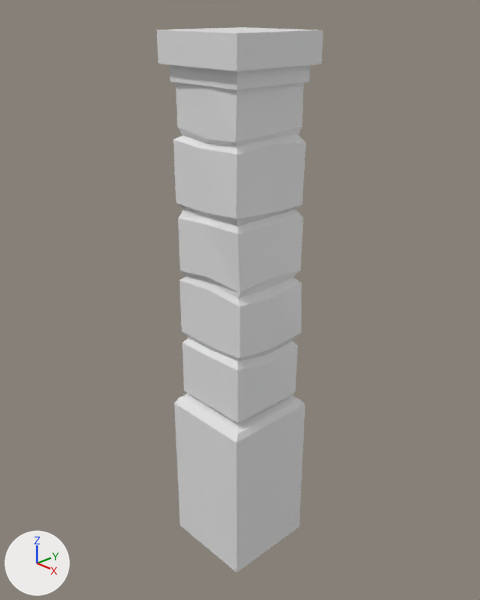
The Blender file ExternalAssets/Blender/DungeonWallCorner.blend: old version first, new version second.
Before and after are seen from a camera (50 mm lens) standing at (1.189, -1.118, 1.255) and looking at (-0.014, 0.014, 0.522). Arrows for +X, +Y and +Z are at lower left; the lights stay in place. Materials are left out; every surface is plain grey.

Objects in the first picture: 'Corner'.
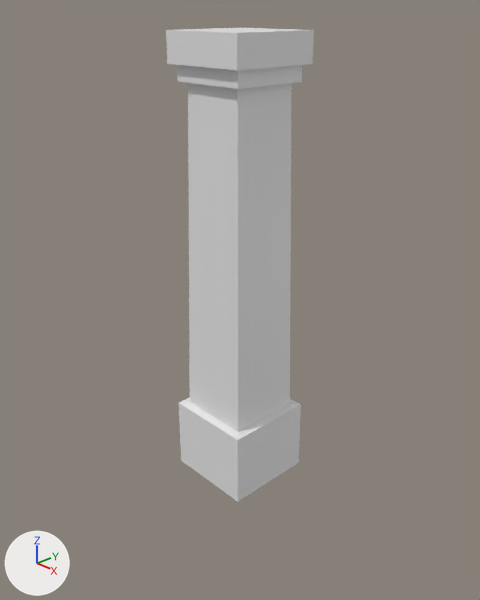
The change in detail:
me_cube is used by ob_corner; location (0.0, 0.0, 0.0); scale (0.1, 0.1, 0.6).
me_cube had 169 vertices, 162 faces and spanned x -1.33..1.34, y -1.35..1.35, z -0.42..2.0.
me_cube now has 32 vertices, 29 faces and spans x -1.4..1.4, y -1.4..1.4, z 0.0..2.0.
me_cube part 1: the loose piece of 153 vertices spanning x -1.31..1.31, y -1.35..1.35, z -0.42..1.87 is deleted.
Part 2, on me_cube:
1 face is deleted.
16 vertices are added at x -1.4..1.4, y -1.4..1.4, z 0.0..1.82.
16 new faces join them.
Object 'Corner' (ob_corner) is rescaled from (0.1, 0.1, 0.6) to (0.0889, 0.0889, 0.6).

What differs and where, as boxes (x1, y1, x2, y2) in the pictures (480 x 600 px):
'Corner', reshaped, rescaled (11% narrower, 13% shorter)
    before: (157, 27, 323, 572)
    after: (166, 28, 314, 502)
part 1 of me_cube, deleted
    before: (173, 82, 306, 572)
part 2 of me_cube, built on
    after: (179, 83, 301, 502)
